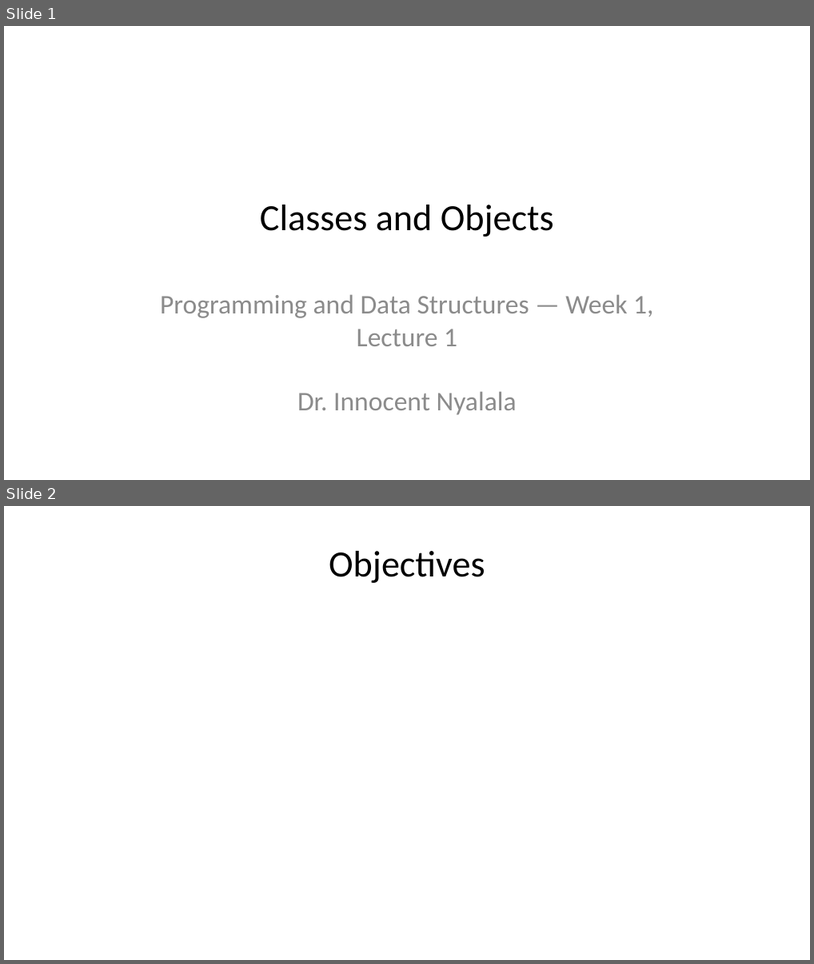
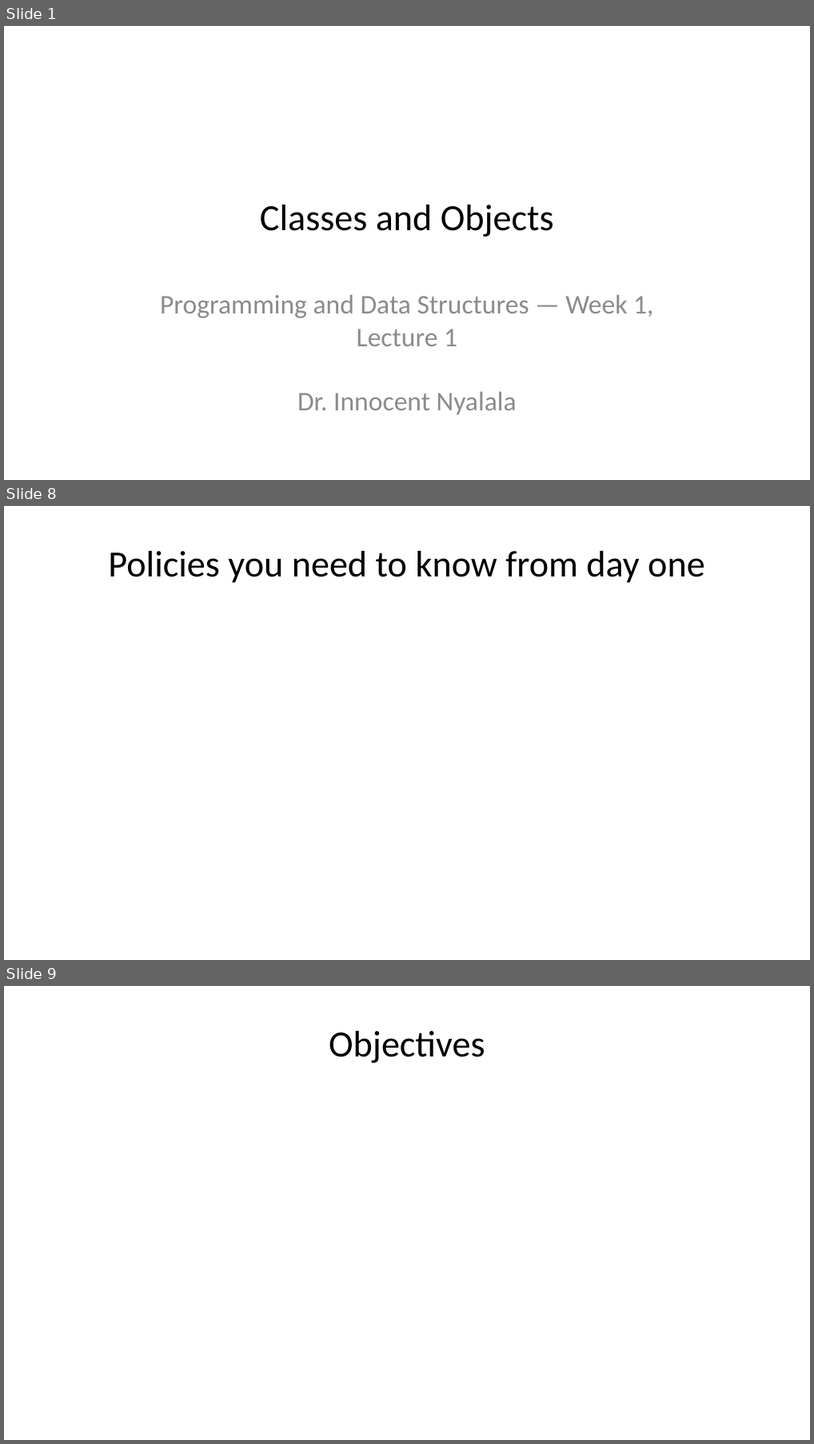
Before and after one commit to inyalala/iitmz-teaching-site, a slide deck: courses/z2005/00-oop-then-algorithms/lecture-1.pptx. Shown one above the other, each under a label of ours: slides 1 and 2 before the commit, slides 1, 8 and 9 after it; the slides between them are not shown. The pictures are 814x964 and 814x1444 pixels, drawn with LibreOffice and Linux fonts; fonts in the diff are those of the drawing. Boxes give left, top, right and bottom in pixels: in the first picture for what was removed or moved away, otherwise in the second. Text is boxed around its words. In the diff, an @@ line names an element or a change of style, - is before the commit and + after.

```diff
--- a/courses/z2005/00-oop-then-algorithms/lecture-1.pptx
+++ b/courses/z2005/00-oop-then-algorithms/lecture-1.pptx
@@ slide 8 added at [4,506,810,960], background #FFFFFF @@
@@ title added at [108,551,706,583], 33 pt, text #000000 @@
+Policies you need to know from day one
@@ what was slide 2 is now slide 9 @@
```
Also in this commit, not shown: 6 other slides added, 30 other files.
